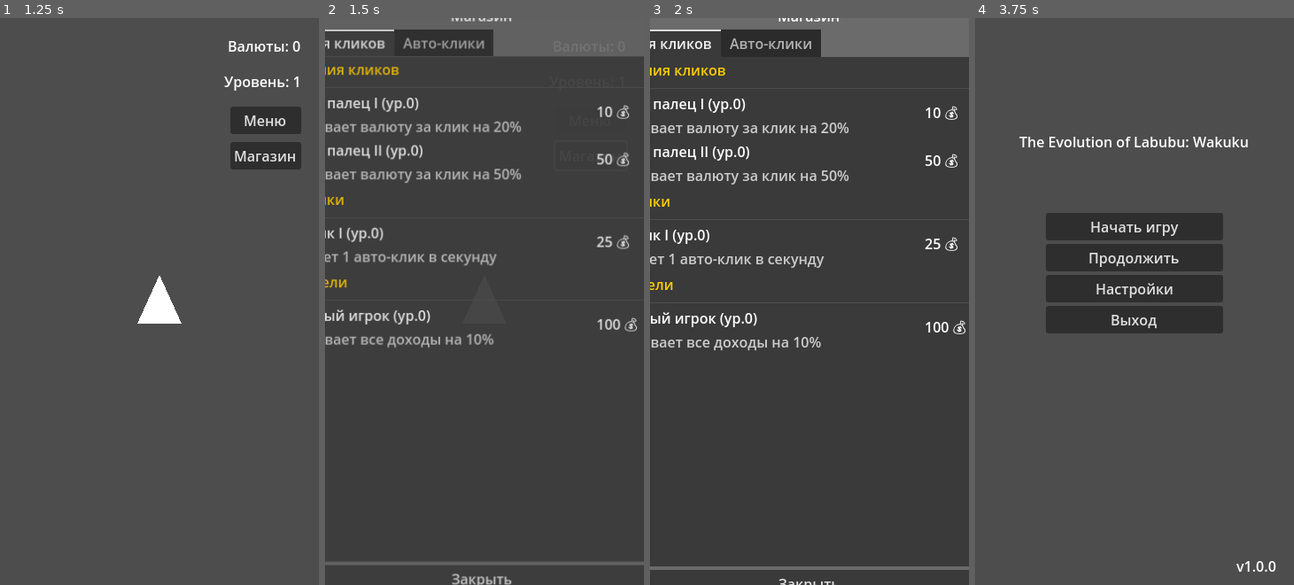
Above: before the commit, frames 1-4 (left to right).
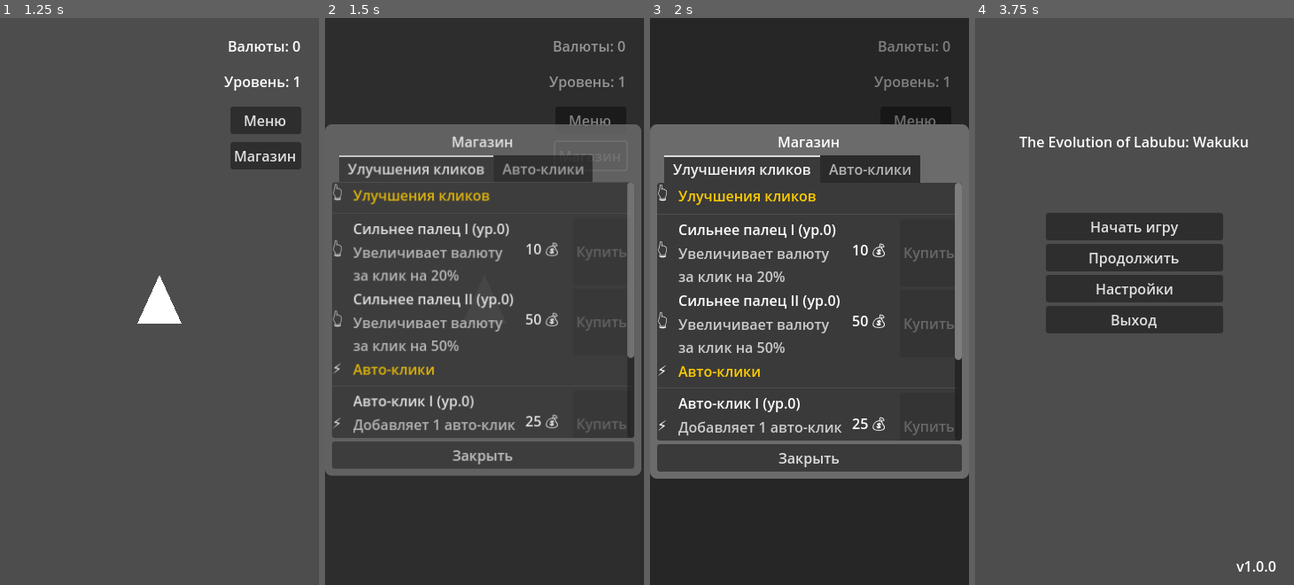
Above: after the commit, the same moments.

Repository: Common-ka/the-evolution-of-Labubu-Wakuku
Game: Godot game, scene res://scenes/main/main_menu.tscn
Same seed, same stepped clock (60 frames per second), same inputs: the game is played once before the commit and once after it.
Inputs:
- Up to frame 1 (1.25 s): click "Начать игру" at 0.5 s
- Up to frame 2 (1.5 s): click "Магазин" at 1.25 s
- Up to frame 3 (2 s): no input
- Up to frame 4 (3.75 s): click "Меню" at 2 s; click "Закрыть" at 2.75 s; click "Меню" at 3.5 s

Frame 1 is identical in both runs. In frame 2, 25% of the frame differs, in the area x 0-100%, y 0-100%; in frame 3, 24%; in frame 4, nothing differs.

Commit message:
fix: reduce shop panel size to fit within orange frame - decrease panel size from 600x700 to 360x400 pixels - reduce margins from 16px to 8px - optimize element sizes for compact layout - make buttons and icons smaller for better fit

Diff:
--- a/scenes/ui/shop_panel.tscn
+++ b/scenes/ui/shop_panel.tscn
@@ -37,10 +37,10 @@
 anchor_top = 0.5
 anchor_right = 0.5
 anchor_bottom = 0.5
-offset_left = -300.0
-offset_top = -350.0
-offset_right = 300.0
-offset_bottom = 350.0
+offset_left = -180.0
+offset_top = -200.0
+offset_right = 180.0
+offset_bottom = 200.0
 grow_horizontal = 2
 grow_vertical = 2
 theme_override_styles/panel = SubResource("StyleBoxFlat_1")
@@ -52,10 +52,10 @@
 anchor_bottom = 1.0
 grow_horizontal = 2
 grow_vertical = 2
-theme_override_constants/margin_left = 16
-theme_override_constants/margin_top = 16
-theme_override_constants/margin_right = 16
-theme_override_constants/margin_bottom = 16
+theme_override_constants/margin_left = 8
+theme_override_constants/margin_top = 8
+theme_override_constants/margin_right = 8
+theme_override_constants/margin_bottom = 8
 
 [node name="VBox" type="VBoxContainer" parent="Panel/Margin"]
 layout_mode = 2
--- a/scripts/ui/shop_panel.gd
+++ b/scripts/ui/shop_panel.gd
@@ -145,13 +145,13 @@
 
 			# Заголовок категории
 			var category_header := HBoxContainer.new()
-			category_header.custom_minimum_size = Vector2(0, 28)
+			category_header.custom_minimum_size = Vector2(0, 24)
 			category_header.size_flags_horizontal = Control.SIZE_EXPAND_FILL
 
 			var icon_label := Label.new()
 			icon_label.text = category_data.get("icon", "📦")
 			icon_label.size_flags_horizontal = Control.SIZE_SHRINK_CENTER
-			icon_label.custom_minimum_size = Vector2(30, 0)
+			icon_label.custom_minimum_size = Vector2(20, 0)
 			category_header.add_child(icon_label)
 
 			var name_label := Label.new()
@@ -173,14 +173,14 @@
 
 func _render_upgrade_item(upg_id: String, data: Dictionary, category_data: Dictionary) -> void:
 	var h := HBoxContainer.new()
-	h.custom_minimum_size = Vector2(0, 50)
+	h.custom_minimum_size = Vector2(0, 40)
 	h.size_flags_horizontal = Control.SIZE_EXPAND_FILL
 
 	# Иконка категории
 	var icon_label := Label.new()
 	icon_label.text = category_data.get("icon", "📦")
 	icon_label.size_flags_horizontal = Control.SIZE_SHRINK_CENTER
-	icon_label.custom_minimum_size = Vector2(30, 0)
+	icon_label.custom_minimum_size = Vector2(20, 0)
 	h.add_child(icon_label)
 
 	# Информация об апгрейде
@@ -210,7 +210,7 @@
 	var cost_label := Label.new()
 	cost_label.text = "%d 💰" % cost
 	cost_label.size_flags_horizontal = Control.SIZE_SHRINK_CENTER
-	cost_label.custom_minimum_size = Vector2(70, 0)
+	cost_label.custom_minimum_size = Vector2(50, 0)
 	h.add_child(cost_label)
 
 	# Кнопка покупки
@@ -218,7 +218,7 @@
 	buy.text = "Купить"
 	buy.disabled = GameManager.current_currency < cost or GameManager.get_upgrade_level(upg_id) >= int(data.get("max_level", 1))
 	buy.pressed.connect(func(): _on_buy_pressed(upg_id))
-	buy.custom_minimum_size = Vector2(80, 32)
+	buy.custom_minimum_size = Vector2(60, 28)
 	buy.size_flags_horizontal = Control.SIZE_SHRINK_CENTER
 
 	# Настройка анимаций для кнопки покупки
